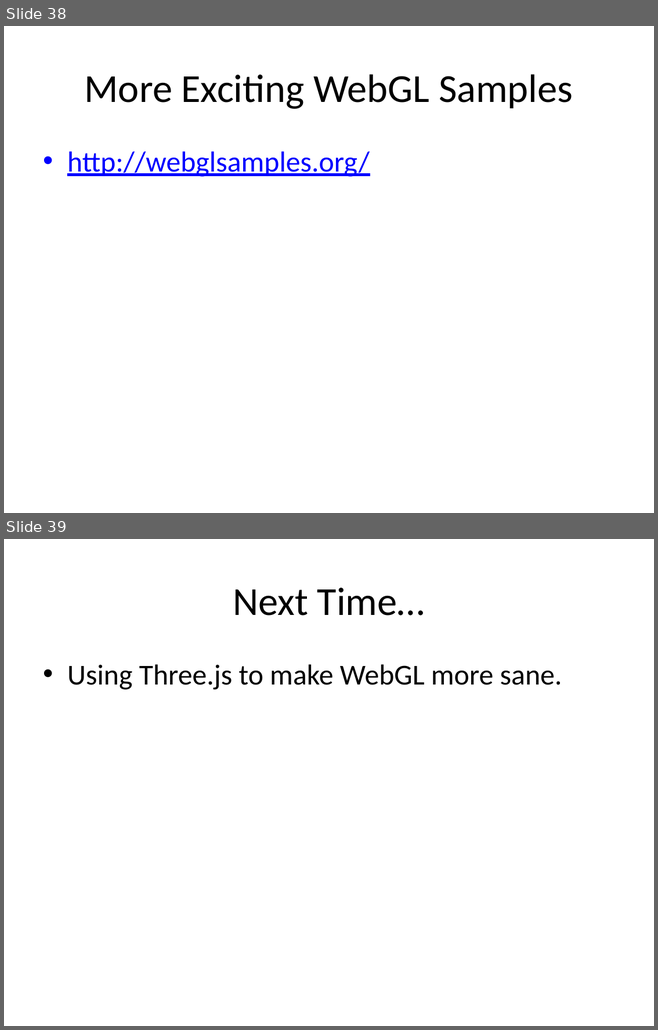
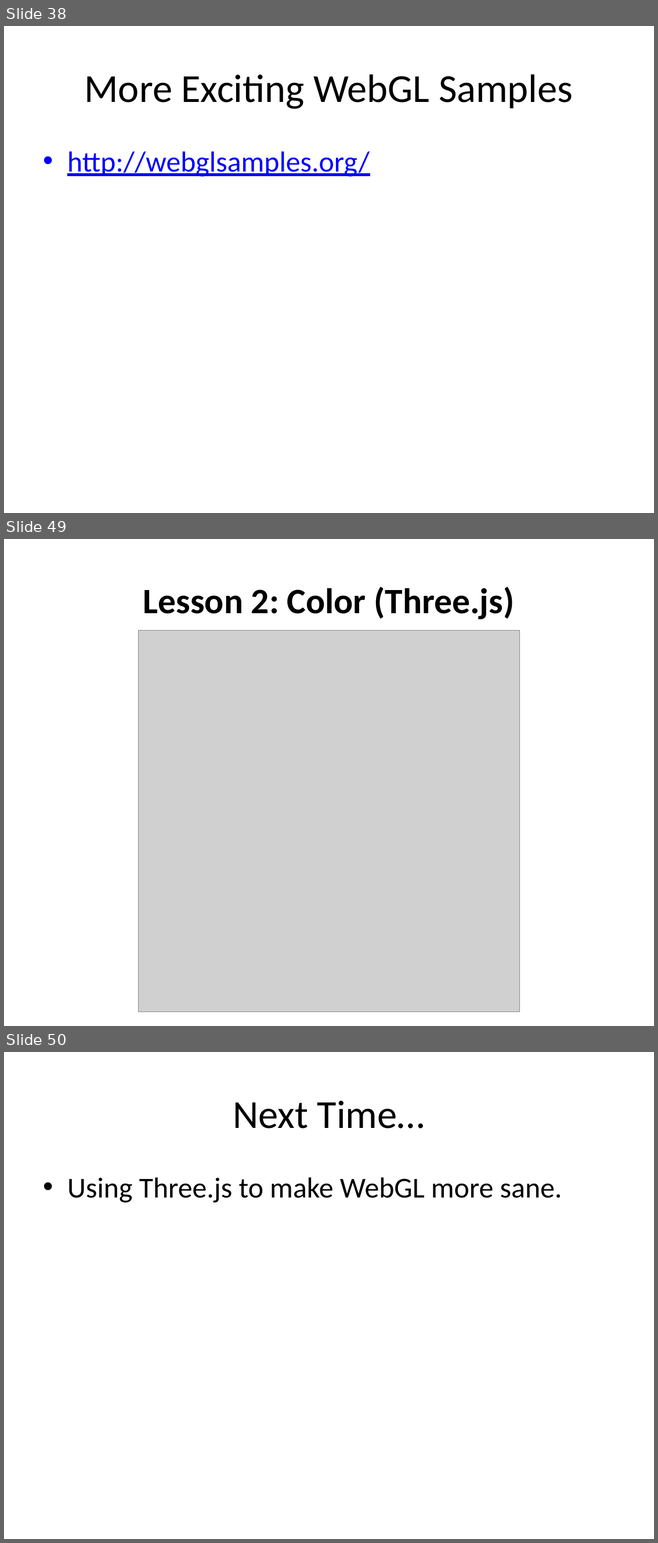
Before and after one commit to uva-graphics/webgl, a slide deck: slides.pptx. Shown one above the other, each under a label of ours: slides 38 and 39 before the commit, slides 38, 49 and 50 after it; the slides between them are not shown. The pictures are 658x1030 and 658x1543 pixels, drawn with LibreOffice and Linux fonts; fonts in the diff are those of the drawing; grey boxes stand for pictures. Boxes give left, top, right and bottom in pixels: in the first picture for what was removed or moved away, otherwise in the second. Text is boxed around its words. In the diff, an @@ line names an element or a change of style, - is before the commit and + after.

```diff
--- a/slides.pptx
+++ b/slides.pptx
@@ slide 49 added at [4, 539, 654, 1026], background #FFFFFF @@
@@ title added at [143, 587, 514, 620], 39.6 pt, text #000000, bold @@
+Lesson 2: Color (Three.js)
@@ picture added at [138, 631, 519, 1012] @@
@@ what was slide 39 is now slide 50 @@
```
Also in this commit, not shown: 1 slide changed, 10 other slides added, 12 other files.
